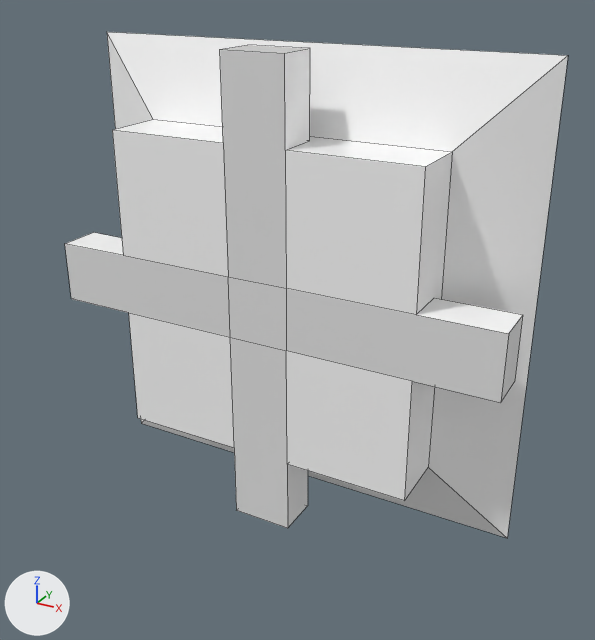
Before and after pictures for a commit that changed the FBX model Assets/Models/courtyard.fbx.
Before and after are seen from a 50 mm lens placed at (54.0, -87.0, 43.9), pointed at (2.7, 6.3, -2.8). Lighting does not change. The marker at lower left points along +X, +Y and +Z. Mesh edges are drawn as thin lines.
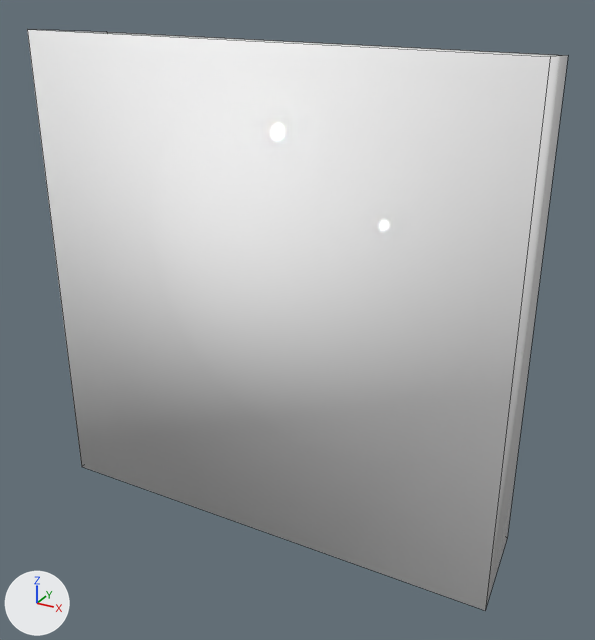
What differs and where, as boxes (x1, y1, x2, y2) in the pictures (595 x 640 px):
'Cube', reshaped (8% wider, 15% taller): before (65, 32, 568, 538); after (27, 29, 568, 610)
part 1 of me_cube_002, added: after (27, 29, 568, 610)

Patch to the scene script:
```diff
--- a/Assets/Models/courtyard.fbx.py
+++ b/Assets/Models/courtyard.fbx.py
@@ me_cube_002 @@
 me_cube_002.from_pydata(...)  # 48 vertices, 33 faces; spans x -33.8..33.8, y 0.0..13.5, z -33.8..33.8
 # used by ob_cube; location = (0.0, 0.0, 0.0)
 # verts and faces of me_cube_002; kept vertices keep their numbers, new ones are numbered from 48
 # before: 8 (-33.8, 13.5, 33.8) at pixel (106, 31), 9 (-33.8, 13.5, -33.8) at pixel (141, 423), 10 (33.8, 13.5, 33.7) at pixel (568, 55), 11 (33.8, 13.5, -33.7) at pixel (507, 538)
+# me_cube_002 part 1
+verts[48] = (-35.0, -1.0, 35.0)  # pixel (27, 29)
+verts[49] = (-35.0, -1.0, -35.0)  # pixel (81, 466)
+verts[50] = (35.0, -1.0, 35.0)  # pixel (550, 56)
+verts[51] = (35.0, -1.0, -35.0)  # pixel (485, 610)
+faces += [(10, 50, 51, 11), (8, 48, 50, 10), (8, 9, 49, 48), (9, 11, 51, 49), (48, 49, 51, 50)]  # mat_global (its picture is missing)
 me_cube_002.materials.append(mat_global)
```
